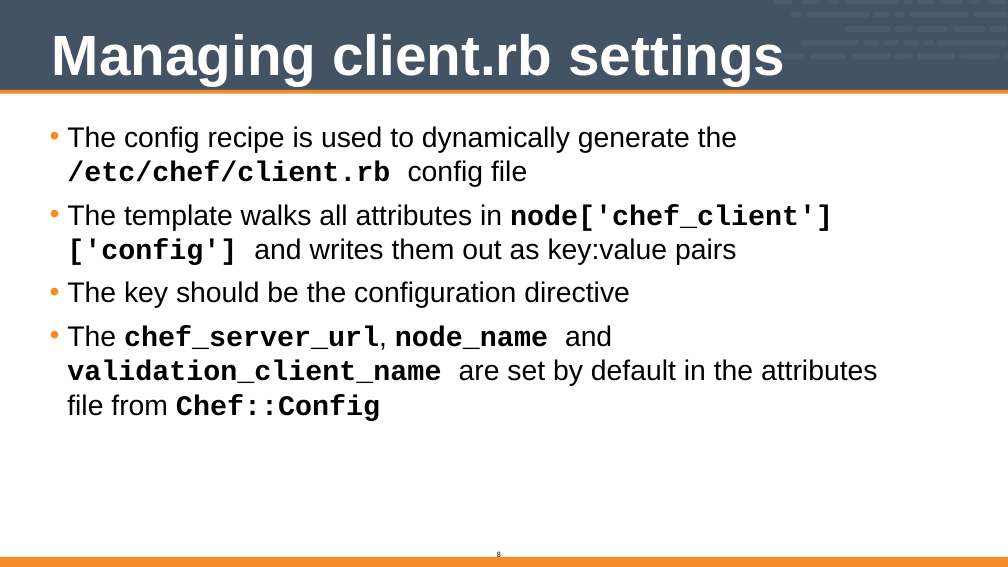
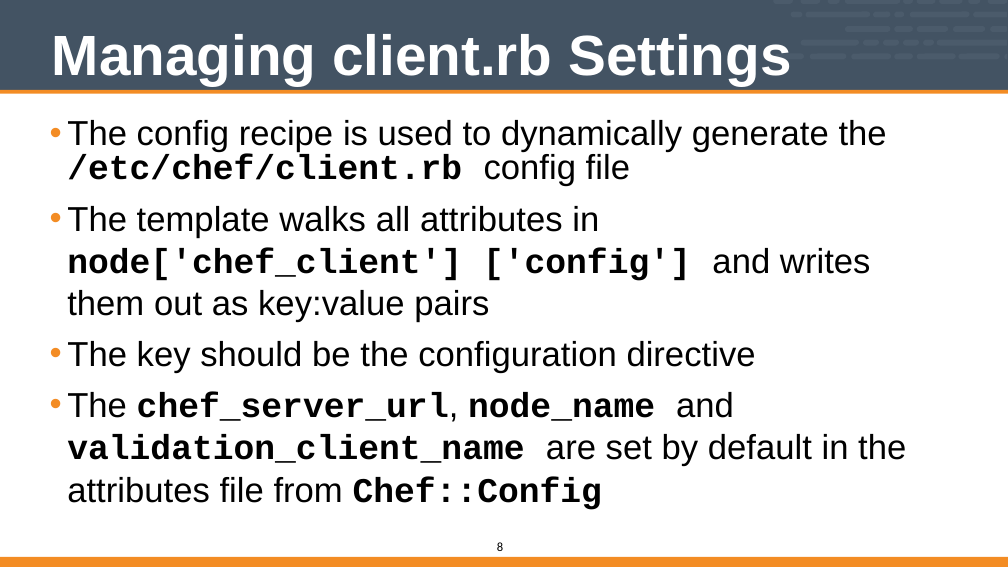
Before and after one commit to vinyar/chef-intermediate, a slide deck: slide 8 of Modules/03-Chef_Intermediate.pptx. Drawn at 1008x567 pixels with LibreOffice and Linux fonts; fonts in the diff are those of the drawing. Boxes give left, top, right and bottom in pixels: in the first picture for what was removed or moved away, otherwise in the second. Text is boxed around its words. In the diff, an @@ line names an element or a change of style, - is before the commit and + after.

```diff
--- a/Modules/03-Chef_Intermediate.pptx
+++ b/Modules/03-Chef_Intermediate.pptx
@@ title at (52,34,791,85): text changed @@
-Managing client.rb settings
+Managing client.rb Settings
@@ text "The config recipe is used ..." at (67,120,906,510): size 36 to 44 pt @@
@@ page number: place and size @@
-page number at (497,551,501,560)
+page number at (497,542,503,551)
@@ page number at (497,542,503,551): size 10 to 16 pt @@
```
Also in this commit, not shown: 17 other slides changed.
